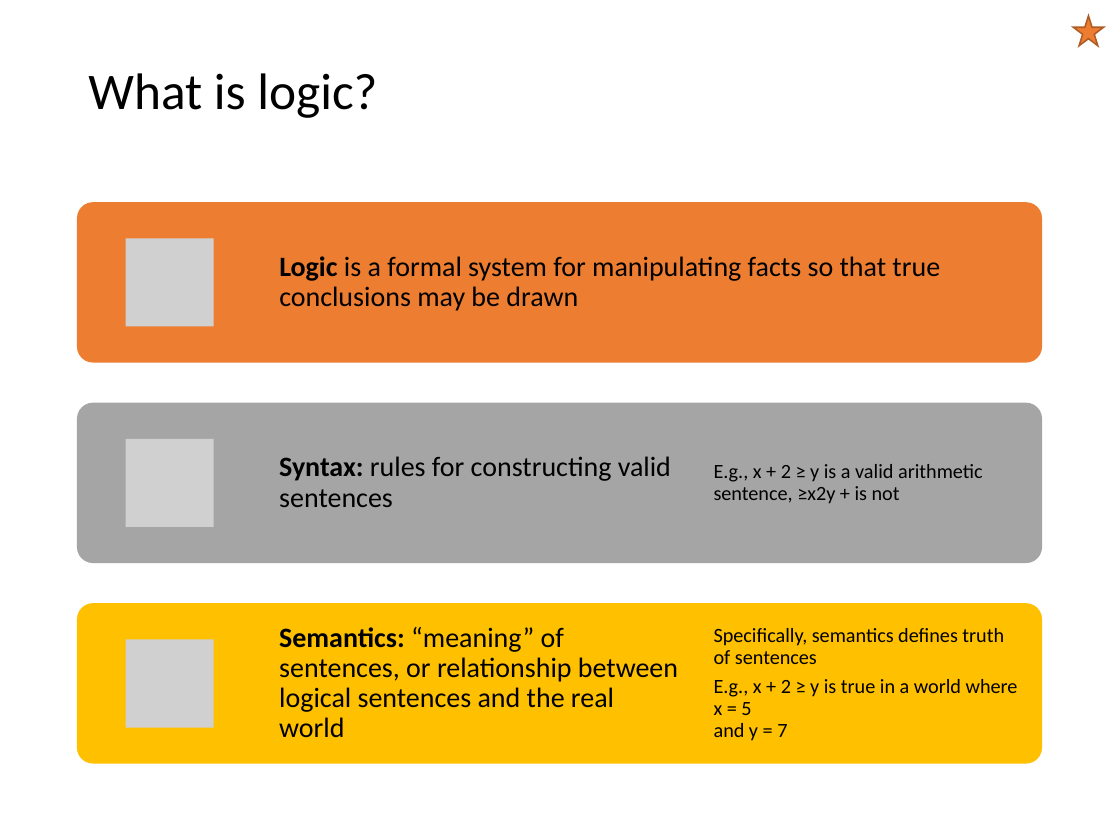
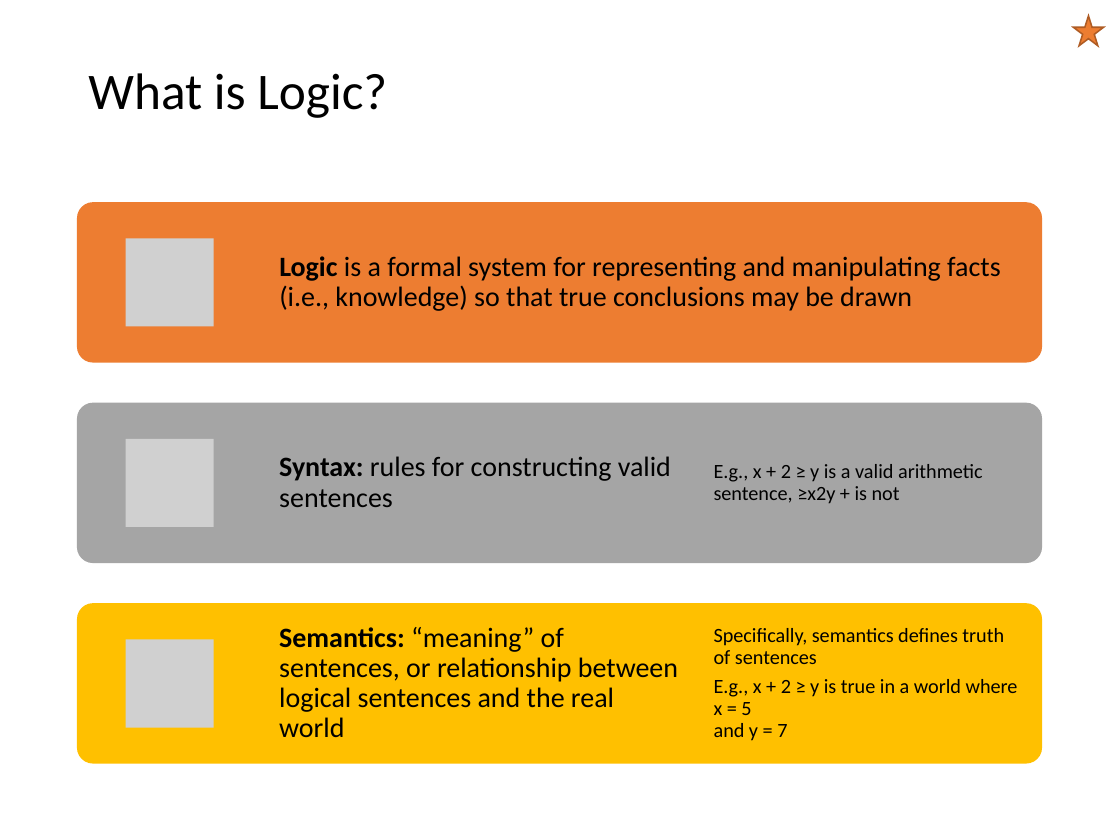
Before and after one commit to mhahsler/CS7320-AI, a slide deck: slide 2 of slides/07_logic.pptx. Drawn at 1120x840 pixels with LibreOffice and Linux fonts; fonts in the diff are those of the drawing; grey boxes stand for pictures. Boxes give left, top, right and bottom in pixels: in the first picture for what was removed or moved away, otherwise in the second. Text is boxed around its words. In the diff, an @@ line names an element or a change of style, - is before the commit and + after.

```diff
--- a/slides/07_logic.pptx
+++ b/slides/07_logic.pptx
@@ title at [88, 73, 387, 118]: text changed @@
-What is logic?
+What is Logic?
@@ text at [279, 256, 1001, 311]: text changed @@
-Logic is a formal system for manipulating facts so that true conclusions may be drawn
+Logic is a formal system for representing and manipulating facts (i.e., knowledge) so that true conclusions may be drawn
```
Also in this commit, not shown: 5 other slides changed, 3 slides added, 2 other files.
